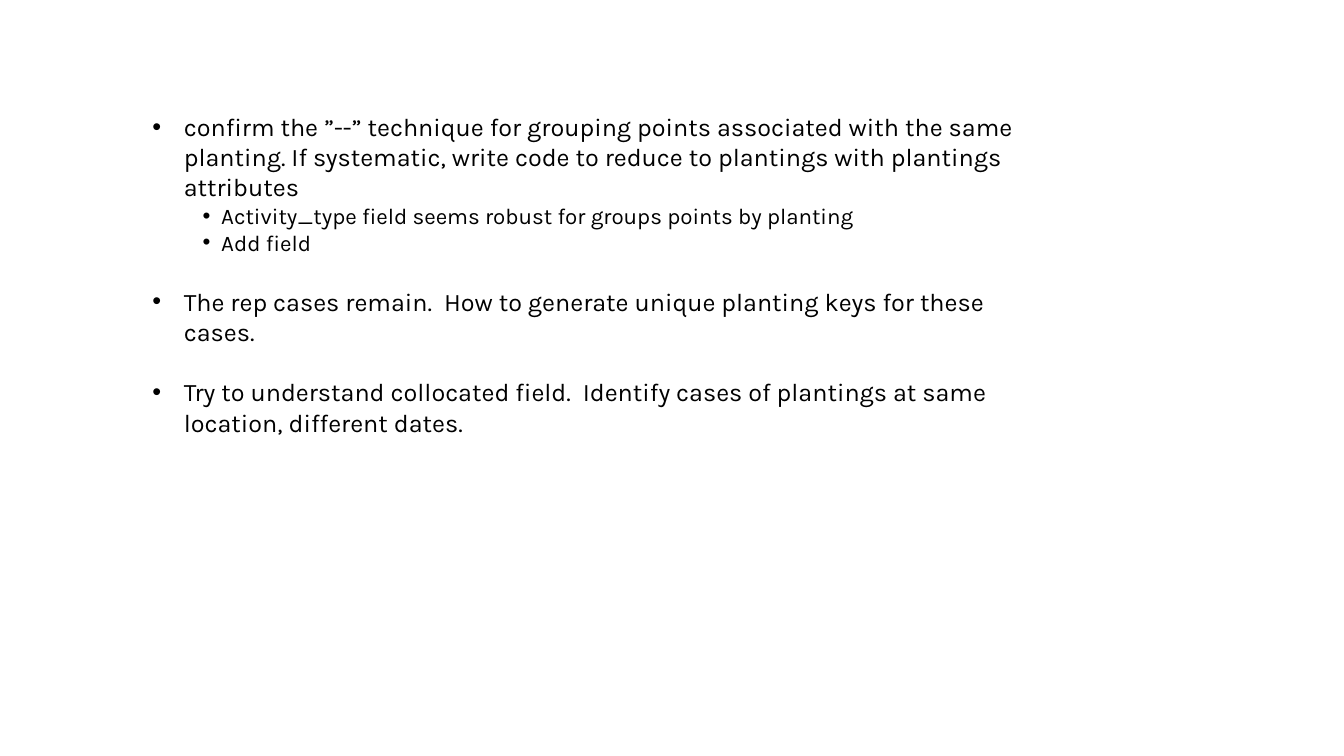
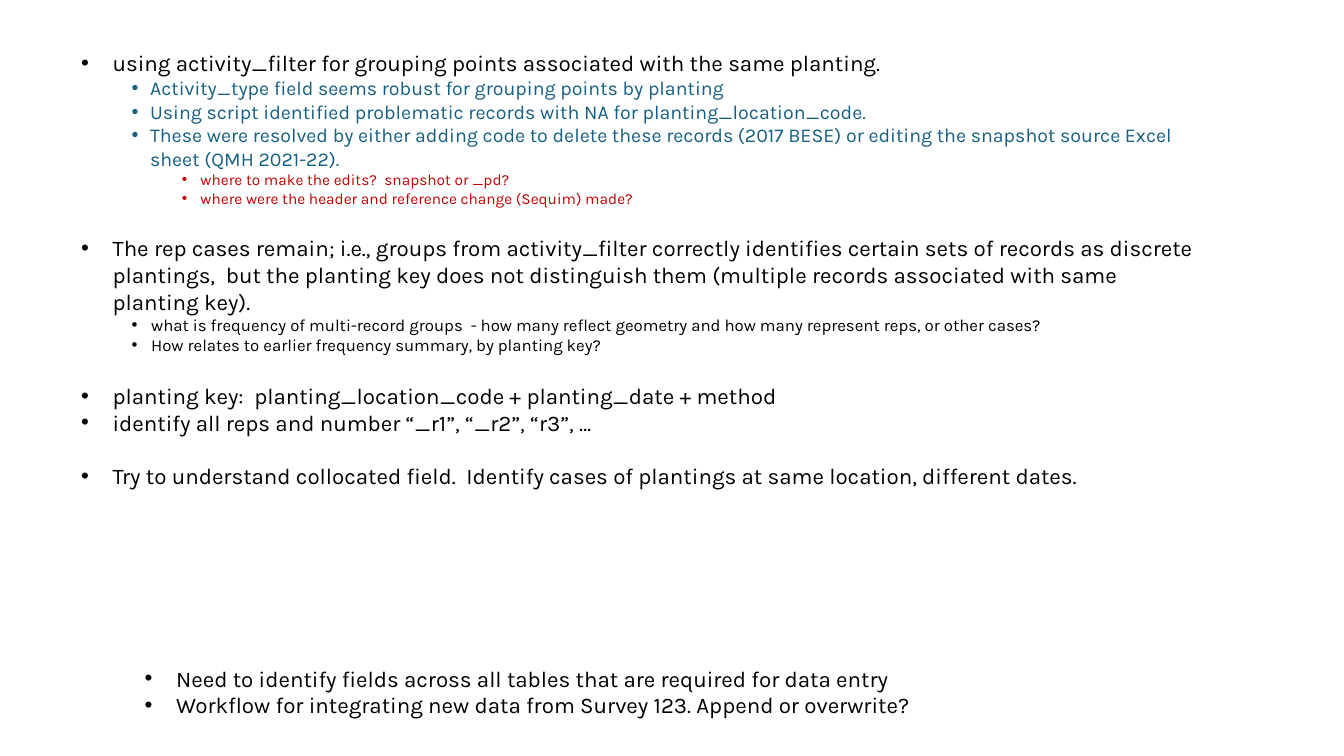
Before and after one commit to WA-Nearshore/seagrass-restoration-processing, a slide deck: slide 2 of docs/seagrass_restoration_storymap_notes.pptx. Drawn at 1344x756 pixels with LibreOffice and Linux fonts; fonts in the diff are those of the drawing. Boxes give left, top, right and bottom in pixels: in the first picture for what was removed or moved away, otherwise in the second. Text is boxed around its words. In the diff, an @@ line names an element or a change of style, - is before the commit and + after.

```diff
--- a/docs/seagrass_restoration_storymap_notes.pptx
+++ b/docs/seagrass_restoration_storymap_notes.pptx
@@ text "using activity_filter for grouping points ...": place and size @@
-text "using activity_filter for grouping points ..." at [184,118,1013,435]
+text "using activity_filter for grouping points ..." at [113,55,1193,487]
@@ text at [113,55,1193,437]: text changed; size 18 to 16 pt @@
-• confirm the ”--” technique for grouping points associated with the same planting. If systematic, write code to reduce to plantings with plantings attributes
-  • Activity_type field seems robust for groups points by planting
-  • Add field
-• The rep cases remain. How to generate unique planting keys for these cases.
+• using activity_filter for grouping points associated with the same planting.
+  • Activity_type field seems robust for grouping points by planting
+  • Using script identified problematic records with NA for planting_location_code.
+  • These were resolved by either adding code to delete these records (2017 BESE) or editing the snapshot source Excel sheet (QMH 2021-22).
+    • where to make the edits? snapshot or _pd?
+    • where were the header and reference change (Sequim) made?
+• The rep cases remain; i.e., groups from activity_filter correctly identifies certain sets of records as discrete plantings, but the planting key does not distinguish them (multiple records associated with same planting key).
+  • what is frequency of multi-record groups - how many reflect geometry and how many represent reps, or other cases?
+  • How relates to earlier frequency summary, by planting key?
+• planting key: planting_location_code + planting_date + method
+• identify all reps and number “_r1”, “_r2”, “r3”, …
@@ text at [146,468,1077,487]: size 18 to 16 pt in "Try to understand collocated field. Identify cases ..." @@
@@ text added at [176,671,909,719], 16 pt, text #000000 @@
+• Need to identify fields across all tables that are required for data entry
+• Workflow for integrating new data from Survey 123. Append or overwrite?
```
Also in this commit, not shown: 2 other slides changed, 2 slides added, 2 slides removed.
